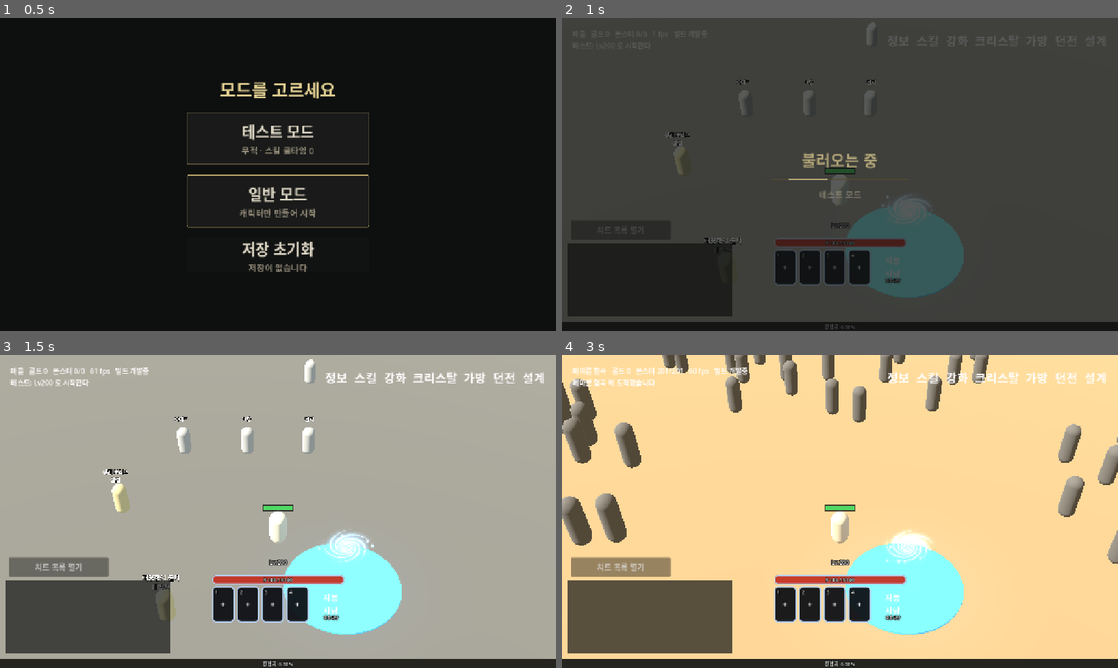
Above: before the commit, frames 1-4 (two rows, left to right).
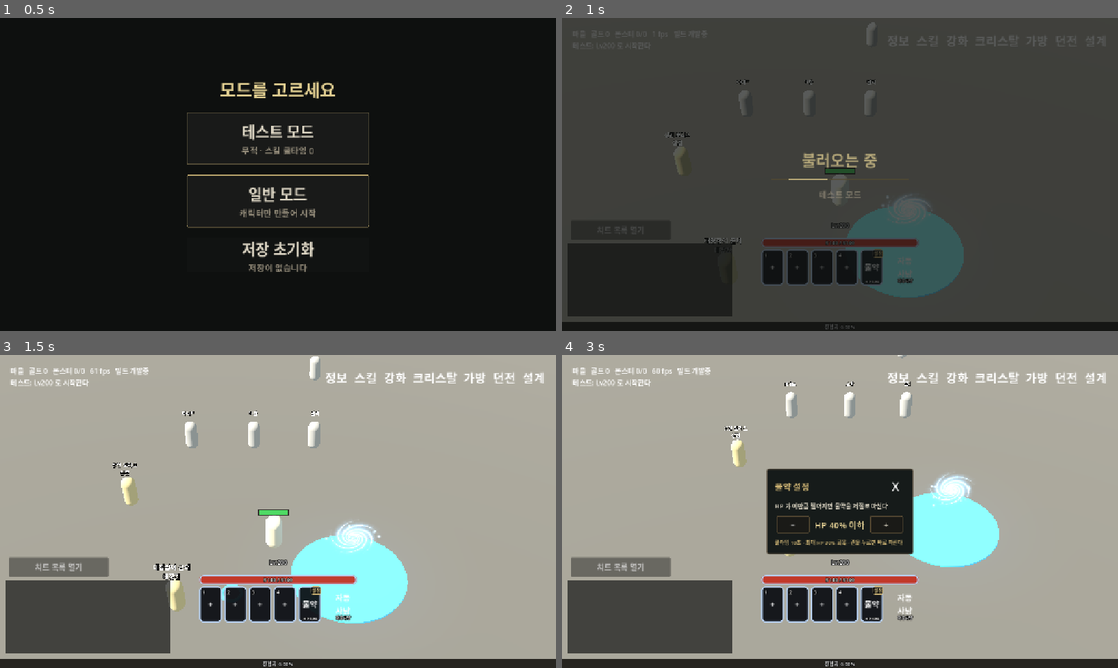
Above: after the commit, the same moments.

Repository: gogoalswo/MMORPG
Game: Godot game, scene res://start.tscn
Same seed, same stepped clock (60 frames per second), same inputs: the game is played once before the commit and once after it.
Inputs (mouse positions are in pixels of both pictures, inside the frame that each line leads up to):
- Up to frame 1 (0.5 s): no input
- Up to frame 2 (1 s): click (840, 136) at 0.52 s
- Up to frame 3 (1.5 s): click (222, 605) at 1.27 s
- Up to frame 4 (3 s): click (878, 589) at 2 s, where only the run after the commit has a clickable "설정"; click (795, 524) at 2.75 s, where only the run after the commit has a clickable "−"

Frame 1 is identical in both runs. In frame 2, 1.5% of the frame differs, in the area x 36-64%, y 70-86%; in frame 3, 6.1%; in frame 4, 87%, in the area x 0-100%, y 0-98%.

Commit message:
초반 경험치 3배 · 퀵슬롯 옆 물약 칸(자동 HP % · 쿨타임 10초)
- 초반(Lv1~30) 몬스터 경험치 × 3 (balance.ts EARLY_EXP_MULT). 필요 경험치는
  곱하기 전 값으로 세서 초반 레벨업이 1/3 시간이 된다.
- 퀵슬롯 옆 물약 칸: 누르면 마시고, 설정한 HP % 이하면 World 가 저절로 먹인다.
  쿨타임 10초 · 최대 HP 30% 회복 · 기준은 설정 창 −/+ (10%p, 0 = 끔)로 고르고 저장된다.
- 회복 이벤트에 움찔 동작이 나오지 않게 막았다.

Co-Authored-By: Claude Opus 5.5 <noreply@anthropic.com>
Claude-Session: https://claude.ai/code/session_01BKV8KMAajiuHF5YWHdTtAo

Diff:
--- a/godot/data/balance.json
+++ b/godot/data/balance.json
@@ -1016,6 +1016,8 @@
   "clearTime": 15,
   "hpLossPerClear": 0.5,
   "expCoef": 0.2,
+  "earlyExpMult": 3,
+  "earlyExpTop": 30,
   "jobs": [
     "fighter",
     "mage",
--- a/godot/data/combat.json
+++ b/godot/data/combat.json
@@ -41,6 +41,11 @@
   "cooldownCap": 0.9,
   "penetrationCap": 0.9,
   "attackRootMs": 400,
+  "potionCooldownMs": 10000,
+  "potionHealRatio": 0.3,
+  "potionAutoDefault": 50,
+  "potionAutoStep": 10,
+  "potionAutoMax": 90,
   "monsterSwingMs": 650,
   "attackArc": 1.8849555921538759,
   "maxLevel": 200,
--- a/godot/data/monsters.json
+++ b/godot/data/monsters.json
@@ -10,7 +10,7 @@
       "maxHp": 63,
       "attack": 2,
       "defense": 24,
-      "expReward": 13,
+      "expReward": 38,
       "attackRange": 1.9,
       "attackCooldown": 1500,
       "aggroRange": 9.1,
@@ -28,7 +28,7 @@
       "maxHp": 71,
       "attack": 3,
       "defense": 27,
-      "expReward": 14,
+      "expReward": 43,
       "attackRange": 2.2,
       "attackCooldown": 1500,
       "aggroRange": 9.3,
@@ -47,7 +47,7 @@
       "maxHp": 511,
       "attack": 15,
       "defense": 27,
-      "expReward": 15,
+      "expReward": 44,
       "attackRange": 2.2,
       "attackCooldown": 1500,
       "aggroRange": 11.4,
@@ -71,7 +71,7 @@
       "maxHp": 97,
       "attack": 3,
       "defense": 38,
-      "expReward": 19,
+      "expReward": 58,
       "attackRange": 1.9,
       "attackCooldown": 1500,
       "aggroRange": 9.5,
@@ -89,7 +89,7 @@
       "maxHp": 110,
       "attack": 3,
       "defense": 42,
-      "expReward": 22,
+      "expReward": 66,
       "attackRange": 2.2,
       "attackCooldown": 1500,
       "aggroRange": 9.7,
@@ -108,7 +108,7 @@
       "maxHp": 791,
       "attack": 15,
       "defense": 42,
-      "expReward": 23,
+      "expReward": 68,
       "attackRange": 2.2,
       "attackCooldown": 1500,
       "aggroRange": 11.8,
@@ -132,7 +132,7 @@
       "maxHp": 125,
       "attack": 3,
       "defense": 46,
-      "expReward": 25,
+      "expReward": 75,
       "attackRange": 1.9,
       "attackCooldown": 1500,
       "aggroRange": 9.9,
@@ -150,7 +150,7 @@
       "maxHp": 142,
       "attack": 4,
       "defense": 51,
-      "expReward": 28,
+      "expReward": 85,
       "attackRange": 2.2,
       "attackCooldown": 1500,
       "aggroRange": 10.1,
@@ -169,7 +169,7 @@
       "maxHp": 1015,
       "attack": 20,
       "defense": 52,
-      "expReward": 29,
+      "expReward": 87,
       "attackRange": 2.2,
       "attackCooldown": 1500,
       "aggroRange": 12.2,
--- a/godot/game/game.gd
+++ b/godot/game/game.gd
@@ -241,6 +241,13 @@
 var _bar_buttons: Array = []
 ## 칸마다 지난 프레임에 쿨타임이 돌고 있었나 — 끝나는 순간을 잡아 번쩍인다
 var _bar_cooling: Array = []
+## 물약 칸 — 퀵슬롯 바로 옆. 누르면 마신다. 쿨타임·자동 기준은 스냅샷(me.potion_*)만 보고 그린다
+var _potion_cell: PanelContainer
+## 지난 프레임에 물약 쿨타임이 돌고 있었나 — 끝나는 순간 번쩍인다
+var _potion_cooling := false
+## 물약 설정 창 — 저절로 마실 HP % 를 고른다 (`_potion_step`)
+var _potion_panel: PanelContainer
+var _potion_pct_label: Label
 ## 테스트 스위치 단추 — 이름 → Button
 var _switch_buttons: Dictionary = {}
 ## 테스트 무적 단추. 글자는 **스냅샷(me.invincible)** 만 보고 그린다 (자동사냥과 같다)
@@ -377,11 +384,13 @@
 	match name:
 		&"hit":
 			_show_hit(payload)
+			# 회복(물약·회복기)은 맞은 게 아니다 — 움찔 동작을 틀지 않는다
+			var healed := bool(payload.get("heal", false))
 			if str(payload.get("target_kind", "")) == "player" \
-					and str(payload.get("target", "")) == _transport.my_id() \
+					and str(payload.get("target", "")) == _transport.my_id() and not healed \
 					and int(payload.get("amount", 0)) > 0 and not bool(payload.get("killed", false)):
 				_start_hit()
-			var who := "맞음" if payload.get("target_kind", "") == "player" else "피해"
+			var who := "회복" if healed else "맞음" if payload.get("target_kind", "") == "player" else "피해"
 			_last_event = "%s %d%s%s" % [
 				who,
 				payload.get("amount", 0),
@@ -561,6 +570,7 @@
 	_build_test_switches()
 	_build_bag_panel()
 	_build_char_panel()
+	_build_potion_panel()
 	_build_debug_panel()
 	_enhance = EnhancePopup.make(self)
 	_ui_root.add_child(_enhance)
@@ -580,6 +590,7 @@
 	_close_button(_compare_panel, func() -> void: _compare_panel.visible = false, 0)
 	_close_button(_crystal_panel, _close_crystal, 0)
 	_close_button(_char_panel, _toggle_char, 0)
+	_close_button(_potion_panel, _toggle_potion_panel, 0)
 	_close_button(_skill_panel, _toggle_skills)
 	_close_button(_npc_panel, func() -> void: _npc_panel.visible = false)
 
@@ -2319,6 +2330,37 @@
 		dock.add_child(cell)
 		_bar_buttons.append(cell)
 		_bar_cooling.append(false)
+
+	# 물약 — 퀵슬롯 바로 옆 (2026-09-26 요청). 누르면 마시고, 오른쪽 위 "설정" 으로
+	# 저절로 마실 HP % 를 고른다. 쿨타임은 스킬 칸과 같은 어둠·바늘로 돈다 (`_refresh_potion`)
+	_potion_cell = _make_skill_cell(QUICK_CELL, "ui_quick_slot", _drink_potion, QUICK_MARGIN)
+	_potion_cell.name = "potion"
+	var potion_icon: TextureRect = _potion_cell.find_child("icon", true, false)
+	potion_icon.texture = _icon("ui_icon_potion")
+	# 아직 그림이 없어 글자로 나온다
+	if potion_icon.texture == null:
+		_potion_cell.find_child("text", true, false).text = "물약"
+	# 칸의 누름(hit)보다 **뒤에** 얹어야 이 단추가 먼저 눌린다
+	var setting := Button.new()
+	setting.name = "potion_setting"
+	setting.text = "설정"
+	setting.add_theme_font_size_override("font_size", 10)
+	setting.add_theme_constant_override("outline_size", 4)
+	setting.add_theme_color_override("font_outline_color", Color.BLACK)
+	setting.add_theme_color_override("font_color", INV_GOLD_HI)
+	setting.size_flags_horizontal = Control.SIZE_SHRINK_END
+	setting.size_flags_vertical = Control.SIZE_SHRINK_BEGIN
+	for state in ["normal", "hover", "pressed", "focus"]:
+		var box := StyleBoxFlat.new()
+		box.bg_color = Color(0, 0, 0, 0.55)
+		box.border_color = Color(INV_GOLD, 0.8)
+		box.set_border_width_all(1)
+		box.set_corner_radius_all(3)
+		box.set_content_margin_all(2)
+		setting.add_theme_stylebox_override(state, box)
+	setting.pressed.connect(_toggle_potion_panel)
+	_potion_cell.add_child(setting)
+	dock.add_child(_potion_cell)
 
 	# 자동사냥도 같은 칸이다 — 엄지가 퀵슬롯과 같은 높이에서 닿는다 (2026-09-19 요청).
 	# 켜지면 칸 위에서 화살표 고리가 돈다
@@ -4028,6 +4070,7 @@
 
 	_refresh_status(me)
 	_refresh_bar(me)
+	_refresh_potion(me)
 	_refresh_auto(me)
 	_refresh_invincible(me)
 
@@ -4275,6 +4318,94 @@
 		_bar_cooling[slot] = cooling
 
 
+## 물약 칸 — 쿨타임(어둠·바늘·남은 초)과 아래 배지(저절로 마시는 HP %)를 스냅샷으로 그린다
+func _refresh_potion(me: Dictionary) -> void:
+	var left := int(me.get("potion_ready_at", 0)) - Time.get_ticks_msec()
+	var cooling := left > 0
+	var cool: TextureProgressBar = _potion_cell.find_child("cool", true, false)
+	var edge: CoolEdge = _potion_cell.find_child("edge", true, false)
+	var secs: Label = _potion_cell.find_child("secs", true, false)
+	cool.visible = cooling
+	edge.visible = cooling
+	if cooling:
+		var total := maxf(float(GameData.combat().get("potionCooldownMs", 10000)), float(left))
+		cool.value = left / total
+		edge.ratio = cool.value
+		edge.queue_redraw()
+		secs.text = "%.1f" % (left / 1000.0) if left < 1000 else str(ceili(left / 1000.0))
+	else:
+		secs.text = ""
+	if _potion_cooling and not cooling:
+		_flash_ready(_potion_cell)
+	_potion_cooling = cooling
+	var pct := int(me.get("potion_pct", 0))
+	_potion_cell.find_child("badge", true, false).text = "HP %d%%" % pct if pct > 0 else "자동 끔"
+	if _potion_panel.visible:
+		_potion_pct_label.text = "HP %d%% 이하" % pct if pct > 0 else "자동 끔"
+
+
+func _drink_potion() -> void:
+	_transport.send(&"potion", {})
+
+
+## 물약 설정 창 — 저절로 마실 HP % 를 −/+ 로 고른다. 값은 판정(`World.set_potion_pct`)이
+## 자르고 저장한다. 창은 스냅샷(me.potion_pct)만 보고 글자를 바꾼다
+func _build_potion_panel() -> void:
+	var center := CenterContainer.new()
+	center.set_anchors_preset(Control.PRESET_FULL_RECT)
+	center.mouse_filter = Control.MOUSE_FILTER_IGNORE
+	_ui_root.add_child(center)
+	_potion_panel = _window_panel()
+	_potion_panel.name = "potion_panel"
+	center.add_child(_potion_panel)
+
+	var side := VBoxContainer.new()
+	side.custom_minimum_size = Vector2(300, 0)
+	side.add_theme_constant_override("separation", 12)
+	_potion_panel.add_child(side)
+	_window_title(side, "물약 설정", 20)
+	side.add_child(_inv_label("HP 가 이만큼 떨어지면 물약을 저절로 마신다", 14, INV_TEXT))
+
+	var row := HBoxContainer.new()
+	row.alignment = BoxContainer.ALIGNMENT_CENTER
+	row.add_theme_constant_override("separation", 12)
+	side.add_child(row)
+	var down := _inv_button("−", _potion_step.bind(-1))
+	down.name = "potion_down"
+	row.add_child(down)
+	_potion_pct_label = _inv_label("", 20, INV_GOLD_HI)
+	_potion_pct_label.custom_minimum_size = Vector2(110, 0)
+	_potion_pct_label.horizontal_alignment = HORIZONTAL_ALIGNMENT_CENTER
+	row.add_child(_potion_pct_label)
+	var up := _inv_button("+", _potion_step.bind(1))
+	up.name = "potion_up"
+	row.add_child(up)
+
+	var rules := GameData.combat()
+	side.add_child(_inv_label(
+		"쿨타임 %d초 · 최대 HP %d%% 회복 · 칸을 누르면 바로 마신다" % [
+			int(rules.get("potionCooldownMs", 10000)) / 1000,
+			roundi(float(rules.get("potionHealRatio", 0.3)) * 100.0),
+		],
+		12, INV_GOLD,
+	))
+
+
+func _toggle_potion_panel() -> void:
+	_potion_panel.visible = not _potion_panel.visible
+	if _potion_panel.visible:
+		_potion_panel.get_parent().move_to_front()
+		_refresh_potion(_me())
+
+
+## −/+ 한 번 — 설정 폭(10%p)만큼. 0 아래로 내리면 "자동 끔"
+func _potion_step(dir: int) -> void:
+	var rules := GameData.combat()
+	var step := int(rules.get("potionAutoStep", 10))
+	var pct := clampi(int(_me().get("potion_pct", 0)) + dir * step, 0, int(rules.get("potionAutoMax", 90)))
+	_transport.send(&"potionPct", {"pct": pct})
+
+
 ## 쿨타임이 끝났다 — 칸이 번쩍이며 살짝 튀었다 가라앉는다
 func _flash_ready(cell: PanelContainer) -> void:
 	var flash: ColorRect = cell.find_child("flash", true, false)
--- a/godot/net/local_transport.gd
+++ b/godot/net/local_transport.gd
@@ -106,6 +106,10 @@
 			_world.npc_enhance(MY_ID, int(payload.get("index", -1)))
 		&"save":
 			_world.save(MY_ID)
+		&"potion":
+			_world.drink_potion(MY_ID)
+		&"potionPct":
+			_world.set_potion_pct(MY_ID, int(payload.get("pct", 0)))
 		_:
 			push_warning("모르는 메시지: %s" % message)
 
--- /dev/null
+++ b/godot/tests/potion_test.gd
@@ -0,0 +1,153 @@
+extends SceneTree
+
+## 물약 판정 — 저절로 마시기 · 쿨타임 10초 · 직접 마시기 · 기준(HP %) 자르기 · 저장.
+## 화면(물약 칸·설정 창)은 `ui_test.gd` 의 `_case_potion` 이 본다.
+##
+##   godot --headless --path godot --script tests/potion_test.gd
+
+var _failed := 0
+
+
+func _init() -> void:
+	Save.clear()
+	_case_auto()
+	_case_manual()
+	_case_pct()
+	_case_save()
+	Save.clear()
+
+	if _failed == 0:
+		print("물약: 전부 통과")
+		quit(0)
+	else:
+		print("물약: %d개 실패" % _failed)
+		quit(1)
+
+
+func _fail(text: String) -> void:
+	print("  실패 " + text)
+	_failed += 1
+
+
+func _world() -> World:
+	var w := World.new()
+	w.open("meadow")
+	w.join("me")
+	# 몬스터가 끼어들어 HP 를 깎지 않게 치운다
+	w.snapshot().monsters.clear()
+	w.drain_events()
+	return w
+
+
+func _potions(events: Array) -> Array:
+	return events.filter(func(e: Dictionary) -> bool: return str(e.get("type", "")) == "potion")
+
+
+## HP 가 기준(처음 50%) 이하로 떨어지면 한 틱 안에 마신다. 쿨타임 동안은 또 안 마신다
+func _case_auto() -> void:
+	var w := _world()
+	var me: Dictionary = w.snapshot().players["me"]
+	var max_hp := int(me.stats.maxHp)
+	var rules := GameData.combat()
+	if int(me.potion_pct) != int(rules.get("potionAutoDefault", -1)):
+		_fail("처음 기준이 %d%% 다" % int(me.potion_pct))
+
+	# 기준 위에서는 안 마신다
+	me.hp = max_hp * 6 / 10
+	w.step(0.016)
+	if not _potions(w.drain_events()).is_empty():
+		_fail("HP 60% 인데 마셨다")
+
+	me.hp = max_hp * 4 / 10
+	var before := int(me.hp)
+	var now := Time.get_ticks_msec()
+	w.step(0.016)
+	var drank := _potions(w.drain_events())
+	var heal := roundi(max_hp * float(rules.get("potionHealRatio", 0)))
+	if drank.size() != 1 or not bool(drank[0].get("auto", false)):
+		_fail("HP 40% 인데 저절로 안 마셨다 (%s)" % str(drank))
+	if int(me.hp) != mini(max_hp, before + heal):
+		_fail("회복이 %d → %d 다 (최대 %d 의 %d 를 채워야 한다)" % [before, int(me.hp), max_hp, heal])
+	var cool := int(me.potion_ready_at) - now
+	if absi(cool - int(rules.get("potionCooldownMs", 0))) > 50 or int(rules.get("potionCooldownMs", 0)) != 10000:
+		_fail("쿨타임이 %dms 다 (10초여야 한다)" % cool)
+
+	# 쿨타임 중에는 또 떨어져도 안 마신다
+	me.hp = max_hp / 10
+	w.step(0.016)
+	if not _potions(w.drain_events()).is_empty():
+		_fail("쿨타임 중인데 또 마셨다")
+
+	# 쿨타임이 끝나면 다시 마신다 (시각을 앞당겨 본다)
+	me.potion_ready_at = 0
+	w.step(0.016)
+	if _potions(w.drain_events()).size() != 1:
+		_fail("쿨타임이 끝났는데 안 마셨다")
+
+	# 죽은 채로는 안 마신다
+	me.potion_ready_at = 0
+	me.hp = 0
+	me.dead = true
+	w.step(0.016)
+	if not _potions(w.drain_events()).is_empty():
+		_fail("죽었는데 마셨다")
+	print("  저절로: HP 40%% 에서 %d → %d, 쿨타임 %.1f초" % [before, mini(max_hp, before + heal), cool / 1000.0])
+
+
+## 칸을 누르면(`potion` 요청) 기준과 상관없이 마신다. 가득 차 있으면 쿨타임을 안 쓴다
+func _case_manual() -> void:
+	var w := _world()
+	var me: Dictionary = w.snapshot().players["me"]
+	var max_hp := int(me.stats.maxHp)
+	w.set_potion_pct("me", 0)
+
+	# 가득 찬 채 누르면 안 마시고 쿨타임도 안 쓴다
+	me.hp = max_hp
+	w.drink_potion("me")
+	if int(me.potion_ready_at) != 0 or not _potions(w.drain_events()).is_empty():
+		_fail("HP 가 가득한데 마셨다")
+
+	# 자동이 꺼져 있으면 틱은 안 마신다
+	me.hp = max_hp / 5
+	w.step(0.016)
+	if not _potions(w.drain_events()).is_empty():
+		_fail("자동을 껐는데 저절로 마셨다")
+
+	var before := int(me.hp)
+	w.drink_potion("me")
+	var drank := _potions(w.drain_events())
+	if drank.size() != 1 or bool(drank[0].get("auto", true)) or int(me.hp) <= before:
+		_fail("눌렀는데 안 마셨다 (%s, HP %d → %d)" % [str(drank), before, int(me.hp)])
+
+	# 쿨타임 중 누르면 안내만 한다
+	var after := int(me.hp)
+	w.drink_potion("me")
+	var events := w.drain_events()
+	if int(me.hp) != after or not _potions(events).is_empty():
+		_fail("쿨타임 중에 눌렀는데 마셨다")
+	var told := events.any(func(e: Dictionary) -> bool: return str(e.get("text", "")).begins_with("물약 쿨타임"))
+	if not told:
+		_fail("쿨타임 중에 눌렀는데 안내가 없다")
+	print("  직접: HP %d → %d, 쿨타임 중 누르면 안내" % [before, after])
+
+
+## 기준은 10% 폭으로 0 ~ 90 에 잘린다
+func _case_pct() -> void:
+	var w := _world()
+	var me: Dictionary = w.snapshot().players["me"]
+	for pair in [[95, 90], [-5, 0], [34, 30], [70, 70]]:
+		w.set_potion_pct("me", int(pair[0]))
+		if int(me.potion_pct) != int(pair[1]):
+			_fail("기준 %d 을 주니 %d 이 됐다 (%d 이어야 한다)" % [pair[0], int(me.potion_pct), pair[1]])
+
+
+## 기준은 저장에 남는다. 옛 저장(칸 없음)은 처음 값으로 읽힌다
+func _case_save() -> void:
+	var w := _world()
+	w.set_potion_pct("me", 70)
+	w.save("me")
+	var back := _world()
+	back.restore("me")
+	if int(back.snapshot().players["me"].potion_pct) != 70:
+		_fail("저장한 기준 70 이 %d 로 돌아왔다" % int(back.snapshot().players["me"].potion_pct))
+	Save.clear()
--- a/godot/tests/ui_test.gd
+++ b/godot/tests/ui_test.gd
@@ -268,6 +268,7 @@
 		_fail("껐는데 화살표 고리가 남아 있다")
 
 	await _case_status(game)
+	await _case_potion(game)
 	await _case_bag(game)
 	await _case_char(game)
 	await _case_bag_drag(game)
@@ -285,6 +286,70 @@
 		quit(1)
 
 
+## 물약 칸 (2026-09-26) — 퀵슬롯 바로 옆 · 누르면 마시고 쿨타임이 돈다 · "설정" 으로 기준(HP %)을 고른다
+func _case_potion(game: Node3D) -> void:
+	var me: Dictionary = game._me()
+	# 앞 대목(`_case_status`)이 막대를 보려고 자동 물약을 끄고 HP 를 반으로 뒀다 —
+	# 채운 뒤에 처음 값으로 되돌린다 (반인 채로 켜면 그 자리에서 마셔 쿨타임이 돈다)
+	me.hp = int(me.stats.maxHp)
+	game._transport.send(&"potionPct", {"pct": int(GameData.combat().get("potionAutoDefault", 50))})
+	await process_frame
+	var cell: Control = game._potion_cell
+	var last: Rect2 = game._bar_buttons[game._bar_buttons.size() - 1].get_global_rect()
+	var rect := cell.get_global_rect()
+	if absf(rect.get_center().y - last.get_center().y) > 2.0 or rect.position.x < last.end.x \
+			or rect.position.x - last.end.x > 12.0:
+		_fail("물약 칸이 퀵슬롯 바로 옆이 아니다: 물약 %s · 마지막 퀵슬롯 %s" % [rect, last])
+	if rect.end.x > game._auto_cell.get_global_rect().position.x:
+		_fail("물약 칸이 자동사냥 칸과 겹친다")
+	var badge: Label = cell.find_child("badge", true, false)
+	if badge.text != "HP %d%%" % int(me.potion_pct):
+		_fail("물약 배지가 '%s' 다" % badge.text)
+
+	# 설정 — 창이 뜨고 +/− 가 기준을 10%p 씩 옮긴다 (판정이 자른 값이 글자로 돌아온다)
+	var setting: Button = cell.find_child("potion_setting", true, false)
+	if not rect.encloses(setting.get_global_rect()):
+		_fail("설정 단추가 물약 칸 밖이다: %s" % setting.get_global_rect())
+	setting.pressed.emit()
+	await process_frame
+	var panel: Control = game._potion_panel
+	if not panel.visible:
+		_fail("설정을 눌렀는데 창이 안 떴다")
+	var start := int(me.potion_pct)
+	panel.find_child("potion_up", true, false).pressed.emit()
+	await process_frame
+	if int(me.potion_pct) != start + 10 or game._potion_pct_label.text != "HP %d%% 이하" % (start + 10):
+		_fail("+ 를 눌렀는데 기준 %d · 글자 '%s'" % [int(me.potion_pct), game._potion_pct_label.text])
+	for i in 12:
+		panel.find_child("potion_down", true, false).pressed.emit()
+		await process_frame
+	if int(me.potion_pct) != 0 or badge.text != "자동 끔":
+		_fail("끝까지 내렸는데 기준 %d · 배지 '%s'" % [int(me.potion_pct), badge.text])
+	panel.find_child("close", true, false).find_child("hit", true, false).pressed.emit()
+	await process_frame
+	if panel.visible:
+		_fail("X 를 눌렀는데 설정 창이 남았다")
+
+	# 칸을 누르면 마시고 쿨타임이 돈다
+	var max_hp := int(me.stats.maxHp)
+	me.hp = max_hp / 5
+	var before := int(me.hp)
+	cell.find_child("hit", true, false).pressed.emit()
+	await process_frame
+	var cool: Control = cell.find_child("cool", true, false)
+	var secs: Label = cell.find_child("secs", true, false)
+	if int(me.hp) <= before:
+		_fail("물약 칸을 눌렀는데 HP 가 %d 그대로다" % before)
+	if not cool.visible or secs.text == "":
+		_fail("마셨는데 쿨타임이 안 돈다 (어둠 %s · 초 '%s')" % [cool.visible, secs.text])
+	print("  물약 칸: %s · 설정 %d%%→0 · 눌러서 HP %d → %d, 쿨 %s초" % [rect, start, before, int(me.hp), secs.text])
+	# 뒤 대목이 HP 를 깎아 보므로 되돌려 둔다
+	me.potion_ready_at = 0
+	me.hp = max_hp
+	game._transport.send(&"potionPct", {"pct": start})
+	await process_frame
+
+
 ## 퀵슬롯 위 묶음과 오른쪽 위 메뉴 — 자리, 숫자, 누르면 창이 열리나.
 ## 2026-09-20 요청으로 레벨·경험치·체력이 왼쪽 위에서 **퀵슬롯 위**로 내려왔다.
 ## 화면 밖으로 나가거나 서로 겹치는 것은 수치로 잡힌다 — 찍어서 볼 것은 결뿐이다
@@ -310,6 +375,8 @@
 		_fail("경험치 게이지 최대치가 %d 이어야 하는데 %d" % [need, game._exp_bar.max_value])
 
 	# 막대가 줄어든다 — 반쯤 깎아 보고 채움 폭이 아니라 값으로 본다
+	# 자동 물약은 끈다 — 켜 두면 반(50%)에서 저절로 마셔 막대가 도로 찬다
+	me.potion_pct = 0
 	me.hp = int(me.stats.maxHp) / 2
 	await process_frame
 	if game._hp_bar.value != float(me.hp):
--- a/godot/world/save.gd
+++ b/godot/world/save.gd
@@ -42,6 +42,8 @@
 		"skill_upgrades": player.get("skill_upgrades", {}),
 		# 붙기 전까지 쌓인 경험치 `{ 스킬 id: { 강화 id: 경험치 } }` — 이것도 없던 칸이다
 		"skill_upgrade_exp": player.get("skill_upgrade_exp", {}),
+		# 물약을 저절로 마시는 기준(HP %) — 없던 칸이라 옛 저장은 처음 값(50)으로 읽힌다
+		"potion_pct": player.get("potion_pct", 50),
 	}, "\t"))
 	file.close()
 
--- a/godot/world/stats.gd
+++ b/godot/world/stats.gd
@@ -339,5 +339,7 @@
 		"atk": float(row[1]) * float(r.get("atk", 1.0)),
 		"df": float(row[2]),
 		"interval": float(b.get("monAttackInterval", 1.5)),
-		"exp": mon_hp * float(b.get("expCoef", 0.2)),
+		# 초반(Lv1~earlyExpTop)은 경험치 × earlyExpMult (2026-09-26, balance.ts `expMult`)
+		"exp": mon_hp * float(b.get("expCoef", 0.2)) \
+			* (float(b.get("earlyExpMult", 1)) if level <= int(b.get("earlyExpTop", 0)) else 1.0),
 	}
--- a/godot/world/world.gd
+++ b/godot/world/world.gd
@@ -217,6 +217,11 @@
 		"skill_bar": kept.get("skill_bar", []).duplicate(),
 		# 스킬별 다음에 쓸 수 있는 시각
 		"skill_ready_at": {},
+		# --- 물약 (`drink_potion`) --- 개수는 세지 않고 쿨타임(10초)만 막는다.
+		# 존을 옮겨도 쿨타임은 이어진다 — 안 그러면 차원문을 오가며 연달아 마신다
+		"potion_ready_at": int(kept.get("potion_ready_at", 0)),
+		# HP 가 이 % 이하로 떨어지면 저절로 마신다. 0 이면 끔. 저장에 남는다
+		"potion_pct": int(kept.get("potion_pct", _potion_rule("potionAutoDefault", 50))),
 		# 스킬 강화 — `{ 스킬 id: [강화 id, …] }`. 스킬창에서 경험치북으로 채우면 붙는다 (`feed_upgrade`)
 		"skill_upgrades": kept.get("skill_upgrades", {}).duplicate(true),
 		# 붙기 전까지 쌓인 경험치 — `{ 스킬 id: { 강화 id: 경험치 } }` (`feed_upgrade`)
@@ -286,6 +291,7 @@
 	_run_zones(now)
 	_step_monsters(delta, now)
 	_drive_auto(delta, now)
+	_drive_potions(now)
 	_check_gate()
 
 	# 주기적으로 남긴다. 탭이 갑자기 닫혀도 최근 것은 지킨다
@@ -1126,6 +1132,8 @@
 						and not (str(id) in upgraded.get(str(skill_id), [])):
 					progress.get_or_add(str(skill_id), {})[str(id)] = amount
 	player.skill_upgrade_exp = progress
+	# 물약을 저절로 마시는 기준 — 없던 칸이라 옛 저장은 처음 값으로 읽힌다
+	set_potion_pct(player_id, int(saved.get("potion_pct", player.potion_pct)))
 
 	# 가방·장비도 되살린다. **옛 id 는 지금 id 로 옮긴다** (2026-09-21 에 단계 축을
 	# 없앴다) — 갈 자리가 없는 것만 버린다. 등급은 아이템이 들고 있으므로
@@ -1241,6 +1249,66 @@
 		return
 	var label := "쿨타임 0" if name == "cooldownOff" else "레벨 잠금 해제"
 	_events.append({"type": "notice", "text": "%s %s" % [label, "켬" if on else "끔"]})
+
+
+## 물약 수치 — `combat.json` 의 `potion*` (shared `combat.ts`)
+func _potion_rule(key: String, fallback: float) -> float:
+	return float(GameData.combat().get(key, fallback))
+
+
+## 물약을 마신다 — 물약 칸을 누르거나(`auto` 거짓) HP 가 기준 아래로 내려갔을 때(`_drive_potions`).
+## 쿨타임(10초) 중이거나 HP 가 가득하면 안 마신다 — 가득 찬 채 마시면 쿨타임만 버린다
+func drink_potion(player_id: String, auto := false) -> void:
+	var player: Dictionary = _players.get(player_id, {})
+	if player.is_empty() or bool(player.dead):
+		return
+	var now := Time.get_ticks_msec()
+	if now < int(player.get("potion_ready_at", 0)):
+		if not auto:
+			_events.append({"type": "notice", "text": "물약 쿨타임 %.1f초" % ((int(player.potion_ready_at) - now) / 1000.0)})
+		return
+	var max_hp := int(player.stats.maxHp)
+	var before := int(player.hp)
+	if before >= max_hp:
+		if not auto:
+			_events.append({"type": "notice", "text": "HP 가 가득 찼습니다"})
+		return
+	player.hp = mini(max_hp, before + maxi(1, roundi(max_hp * _potion_rule("potionHealRatio", 0.3))))
+	player.potion_ready_at = now + int(_potion_rule("potionCooldownMs", 10000))
+	# 회복기와 같은 "hit"(heal) 로 알린다 — 화면이 초록 숫자를 띄운다
+	_events.append({
+		"type": "hit",
+		"target": player_id,
+		"target_kind": "player",
+		"amount": int(player.hp) - before,
+		"heal": true,
+		"crit": false,
+		"killed": false,
+		"x": player.x,
+		"z": player.z,
+	})
+	_events.append({"type": "potion", "id": player_id, "auto": auto})
+
+
+## 자동으로 마시는 기준(HP %). 설정 폭(10)에 맞춰 0 ~ 90 으로 자른다. 0 이면 끔
+func set_potion_pct(player_id: String, pct: int) -> void:
+	var player: Dictionary = _players.get(player_id, {})
+	if player.is_empty():
+		return
+	var step := maxi(1, int(_potion_rule("potionAutoStep", 10)))
+	player.potion_pct = clampi(roundi(float(pct) / step) * step, 0, int(_potion_rule("potionAutoMax", 90)))
+
+
+## HP 가 기준 이하로 떨어진 사람에게 물약을 먹인다. 자동 사냥과 같이 **서버에서** 돈다 —
+## 화면이 꺼져도(모바일) 마셔야 한다
+func _drive_potions(now: int) -> void:
+	for id in _players:
+		var player: Dictionary = _players[id]
+		var pct := int(player.get("potion_pct", 0))
+		if pct <= 0 or bool(player.dead) or now < int(player.get("potion_ready_at", 0)):
+			continue
+		if float(player.hp) * 100.0 <= float(player.stats.maxHp) * pct:
+			drink_potion(id, true)
 
 
 ## 테스트용 무적. 맞는 판정·이벤트는 그대로 두고 피해만 0 으로 만든다 (`_hit_player`)
Not shown, added: godot/tests/potion_test.gd.uid
Not shown, changed: docs/features/hud.md
Not shown, changed: docs/features/monsters-progression.md
Not shown, changed: docs/features/stat-balance.md
Not shown, changed: packages/shared/src/balance.test.ts
Not shown, changed: packages/shared/src/balance.ts
Not shown, changed: packages/shared/src/combat.test.ts
Not shown, changed: packages/shared/src/combat.ts
